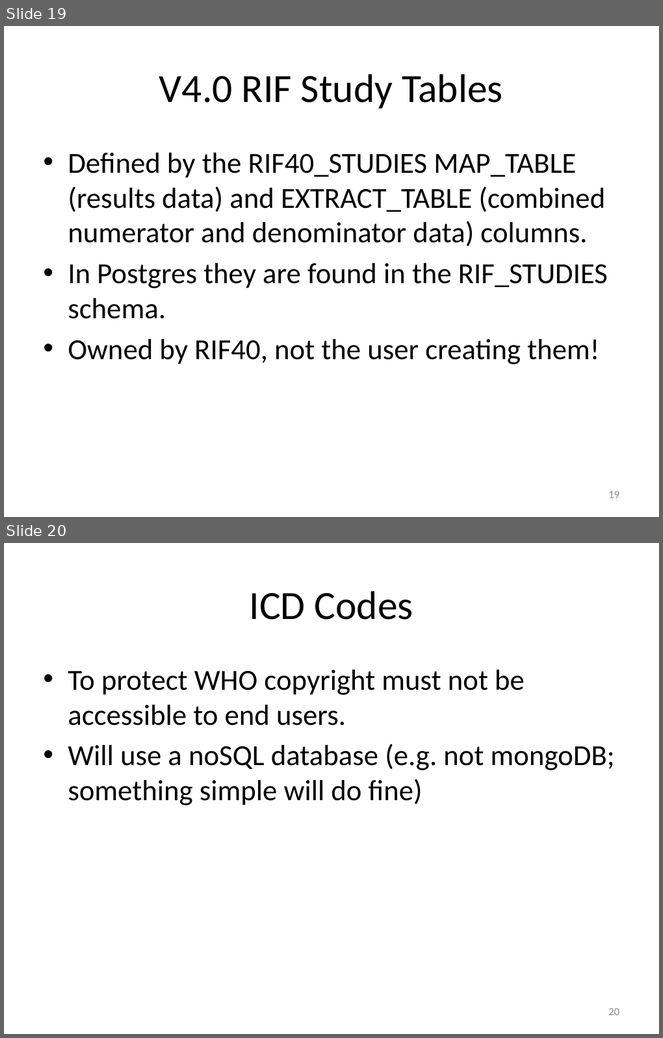
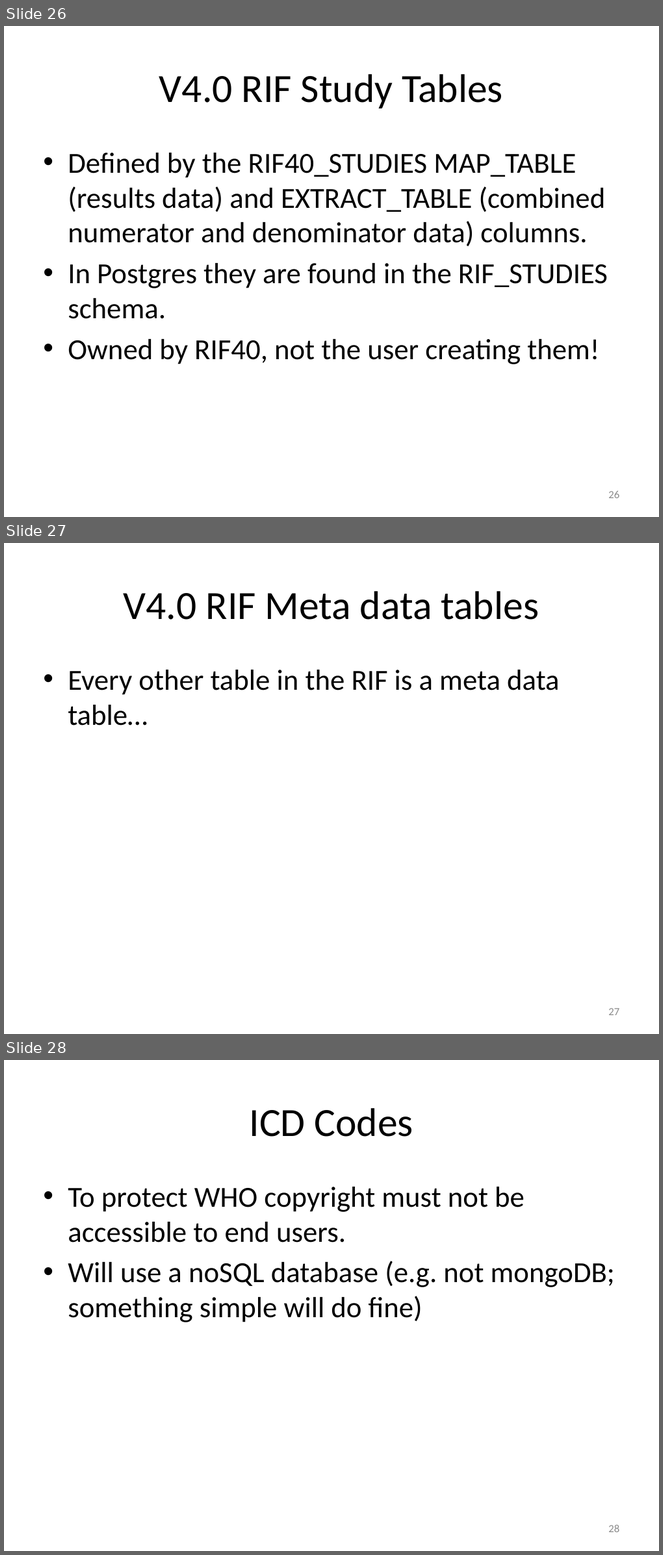
Before and after one commit to smallAreaHealthStatisticsUnit/rapidInquiryFacility, a slide deck: rifDatabase/RIF database.pptx. Shown one above the other, each under a label of ours: slides 19 and 20 before the commit, slides 26, 27 and 28 after it. The pictures are 663x1038 and 663x1555 pixels, drawn with LibreOffice and Linux fonts; fonts in the diff are those of the drawing. Boxes give left, top, right and bottom in pixels: in the first picture for what was removed or moved away, otherwise in the second. Text is boxed around its words. In the diff, an @@ line names an element or a change of style, - is before the commit and + after.

```diff
--- a/rifDatabase/RIF database.pptx
+++ b/rifDatabase/RIF database.pptx
@@ slide 27 added at (4, 543, 659, 1034), background #FFFFFF @@
@@ title added at (124, 591, 540, 620), 44 pt, text #000000 @@
+V4.0 RIF Meta data tables
@@ text added at (68, 670, 559, 726), 32 pt, text #000000 @@
+• Every other table in the RIF is a meta data table…
@@ page number added at (608, 1008, 620, 1016), 12 pt, text #8C8C8C @@
+27
@@ what was slide 19 is now slide 26 @@
@@ page number at (608, 491, 620, 499): text changed @@
-19
+26
@@ what was slide 20 is now slide 28 @@
@@ page number at (608, 1525, 620, 1533): text changed @@
-20
+28
```
Also in this commit, not shown: 8 slides changed, 13 other slides added, 1 other file.
